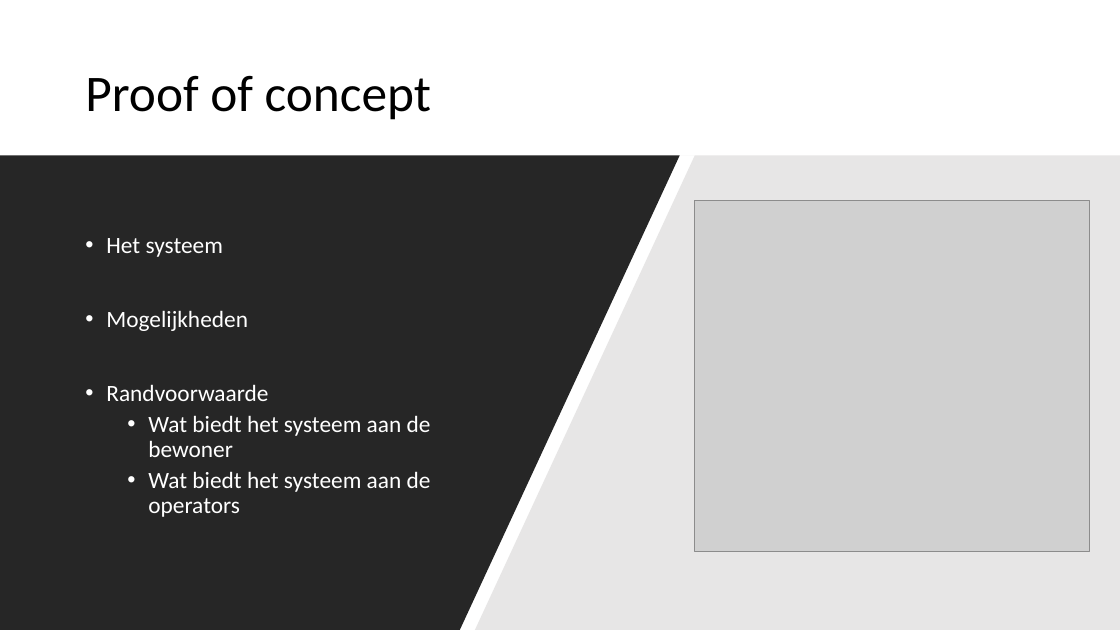
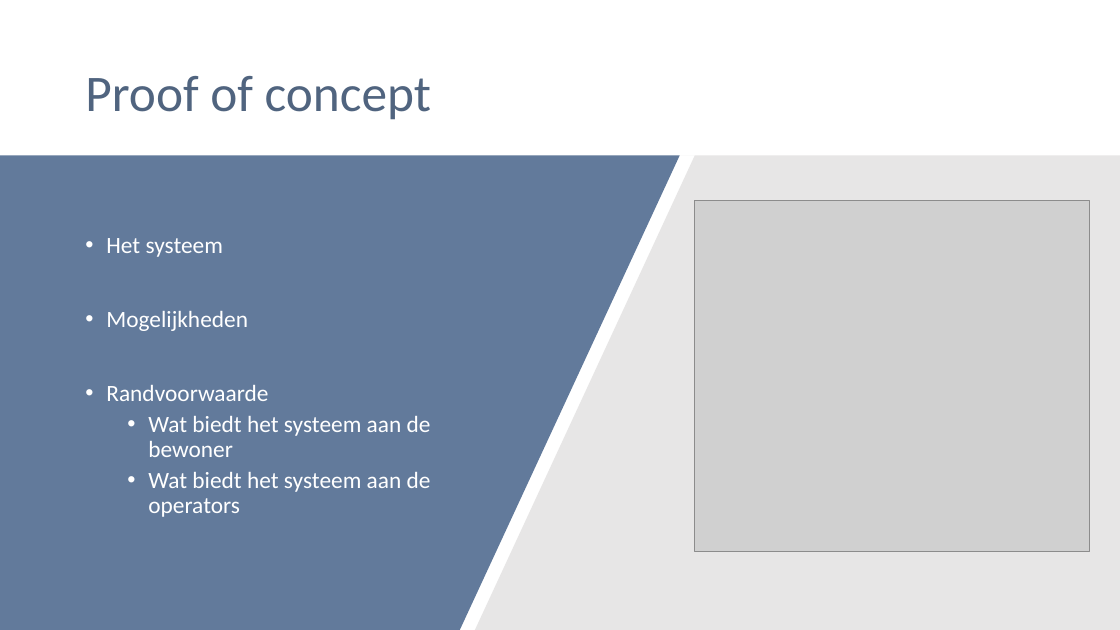
Before and after one commit to wouter503/IDP, a slide deck: slide 10 of Plan van aanpak/presentatie.pptx. Drawn at 1120x630 pixels with LibreOffice and Linux fonts; fonts in the diff are those of the drawing; grey boxes stand for pictures. Boxes give left, top, right and bottom in pixels: in the first picture for what was removed or moved away, otherwise in the second. Text is boxed around its words. In the diff, an @@ line names an element or a change of style, - is before the commit and + after.

```diff
--- a/Plan van aanpak/presentatie.pptx
+++ b/Plan van aanpak/presentatie.pptx
@@ title "Proof of concept" at box(85, 76, 431, 120): text colour #000000 to #50647F @@
@@ freeform shape at box(0, 155, 680, 630): fill #262626 to #627A9B @@
```
Also in this commit, not shown: 9 other slides changed, 2 slides added.
